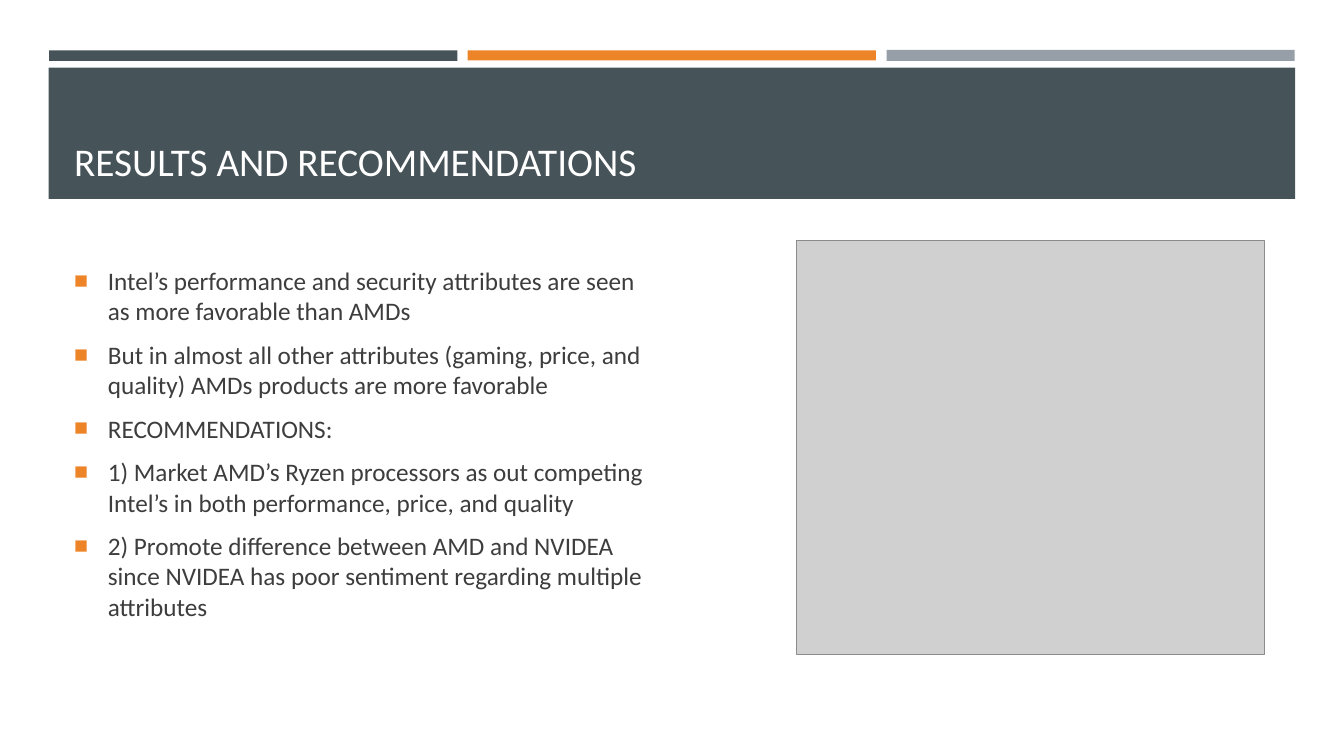
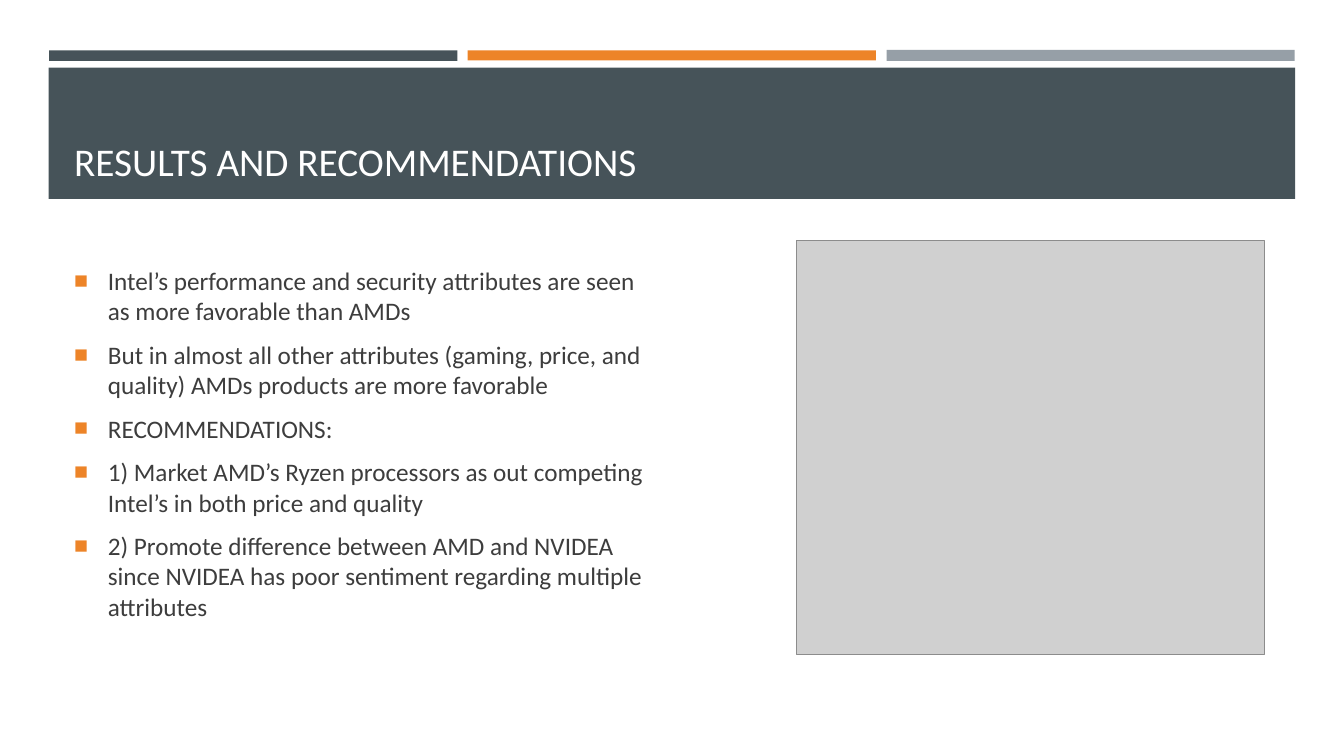
Before and after one commit to tsbloxsom/AMD-Twitter-Project, a slide deck: slide 9 of Brand Comparison PP.pptx. Drawn at 1344x756 pixels with LibreOffice and Linux fonts; fonts in the diff are those of the drawing; grey boxes stand for pictures. Boxes give left, top, right and bottom in pixels: in the first picture for what was removed or moved away, otherwise in the second. Text is boxed around its words. In the diff, an @@ line names an element or a change of style, - is before the commit and + after.

```diff
--- a/Brand Comparison PP.pptx
+++ b/Brand Comparison PP.pptx
@@ text at (108,463,643,516): text changed @@
-■ 1) Market AMD’s Ryzen processors as out competing Intel’s in both performance, price, and quality
+■ 1) Market AMD’s Ryzen processors as out competing Intel’s in both price and quality
```
Also in this commit, not shown: 1 other slide changed.
